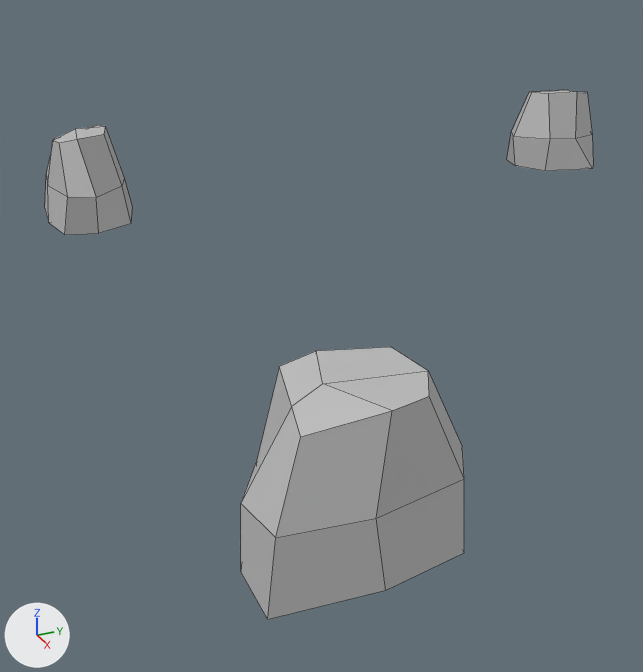
Two versions of the FBX model Assets/Meshes/Props/m_YTile01.fbx, one commit apart.
Both versions are drawn from a 50 mm lens placed at (0.896, -0.643, 0.389), pointed at (-0.015, -0.233, -0.067). Arrows for +X, +Y and +Z are at lower left; the lights stay in place. Mesh edges are drawn as thin lines. Where no turn or scale is listed for an object, it has been applied to the vertices.
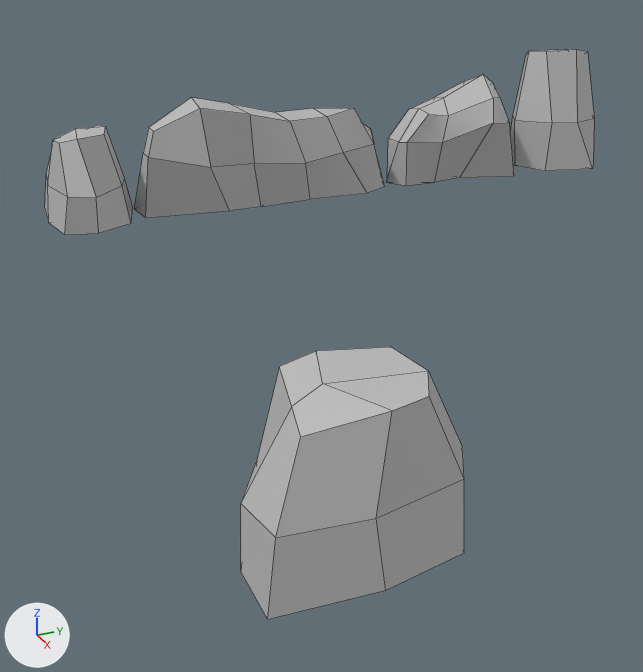
What differs and where, as boxes (x1, y1, x2, y2) in the pictures (643 x 672 px):
'mediumrock', added
    after: (134, 97, 385, 218)
'smallrock', added
    after: (386, 74, 514, 186)
'pCube8', reshaped (49% taller)
    before: (507, 90, 593, 171)
    after: (511, 50, 594, 171)

The change, as a list of edits to the scene's bpy script:
```text
Change me_mesh_001:
    where me_mesh_001.from_pydata(...)  # 26 vertices, 24 faces; spans x 0.017..0.148, y -0.169..0.0, z 0.0..0.131
    used by ob_pcube8; location = (-0.486, 0.488, 0.0)
    before: 3 (0.031, -0.01, 0.054), 4 (0.024, -0.074, 0.054), 5 (0.039, -0.148, 0.054) at pixel (511, 131), 15 (0.118, -0.03, 0.054) at pixel (592, 134), 16 (0.133, -0.079, 0.054) at pixel (575, 138)
    before: 17 (0.119, -0.124, 0.054) at pixel (549, 139), 24 (0.074, -0.169, 0.054) at pixel (513, 136), 25 (0.074, -0.002, 0.054)
    me_mesh_001 part 1
    add for i in [3, 4, 5, 15, 16, 17, 24, 25]: me_mesh_001.vertices[i].co += Vector((0.0, 0.0, 0.028))
    me_mesh_001.vertices[6].co: (0.046, -0.033, 0.111) -> (0.029, -0.031, 0.168)
    me_mesh_001.vertices[7].co: (0.036, -0.09, 0.121) -> (0.019, -0.09, 0.183)  # pixel (540, 91) -> not seen
    me_mesh_001.vertices[8].co: (0.041, -0.118, 0.122) -> (0.023, -0.12, 0.186)  # pixel (529, 92) -> pixel (526, 54)
    me_mesh_001.vertices[9].co: (0.074, -0.039, 0.116) -> (0.058, -0.037, 0.177)
    me_mesh_001.vertices[10].co: (0.074, -0.06, 0.128) -> (0.058, -0.059, 0.195)  # pixel (567, 89) -> pixel (566, 49)
    me_mesh_001.vertices[11].co: (0.063, -0.13, 0.127) -> (0.047, -0.132, 0.194)  # pixel (531, 91) -> pixel (528, 51)
    me_mesh_001.vertices[12].co: (0.109, -0.044, 0.127) -> (0.094, -0.043, 0.194)  # pixel (587, 92) -> pixel (587, 51)
    me_mesh_001.vertices[13].co: (0.114, -0.073, 0.131) -> (0.1, -0.073, 0.2)  # pixel (576, 91) -> pixel (576, 49)
    me_mesh_001.vertices[14].co: (0.101, -0.124, 0.129) -> (0.087, -0.125, 0.197)  # pixel (548, 93) -> pixel (546, 51)
Add me_mesh_023:
    me_mesh_023.from_pydata(...)  # 34 vertices, 32 faces; spans x -0.004..0.134, y -0.243..0.004, z 0.0..0.166
    me_mesh_023.materials.append(mat_lambert1)  # grey #bcbcbc
Add me_mesh_022:
    me_mesh_022.from_pydata(...)  # 50 vertices, 48 faces; spans x -0.13..0.017, y 0.016..0.438, z 0.0..0.162
    me_mesh_022.materials.append(mat_lambert1)  # grey #bcbcbc
Add ob_smallrock:
    ob_smallrock = bpy.data.objects.new('smallrock', me_mesh_023)
    ob_smallrock.location = (-0.47, 0.306, 0.0)
Add ob_mediumrock:
    ob_mediumrock = bpy.data.objects.new('mediumrock', me_mesh_022)
    ob_mediumrock.location = (-0.358, -0.378, 0.0)
```
